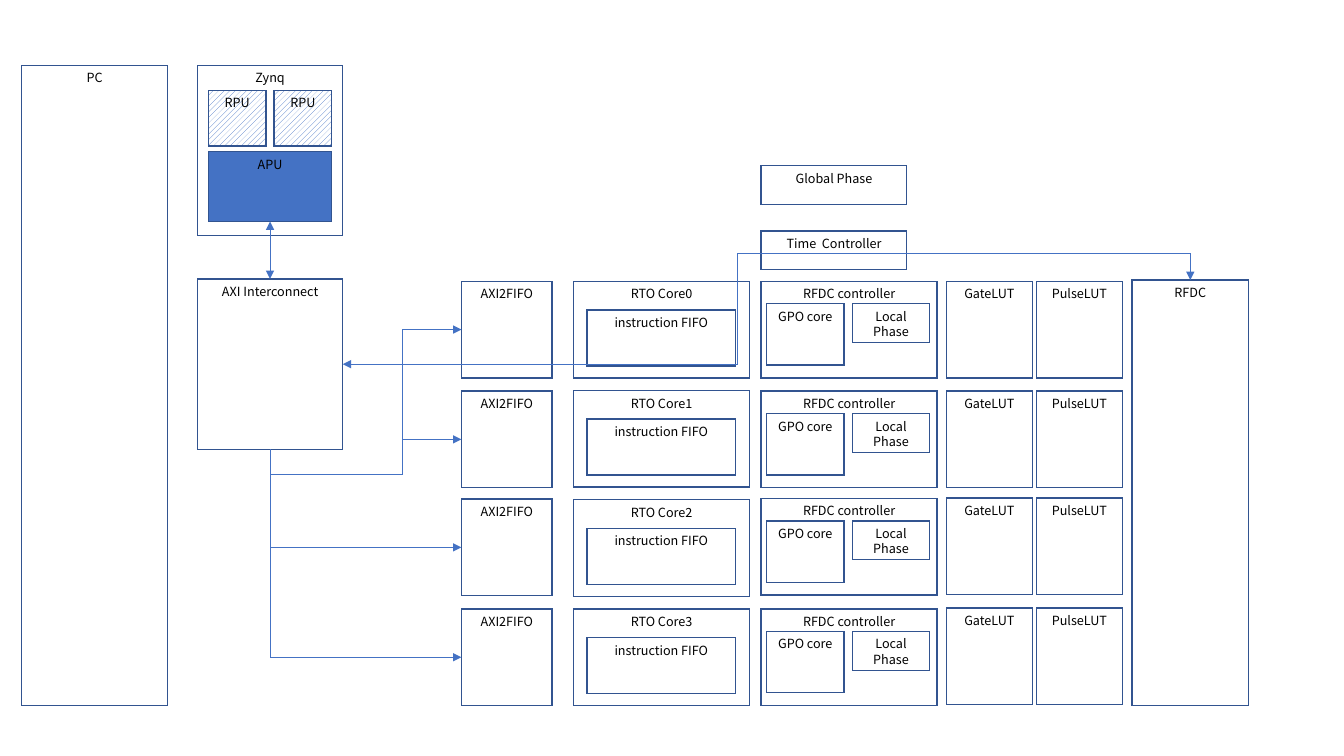
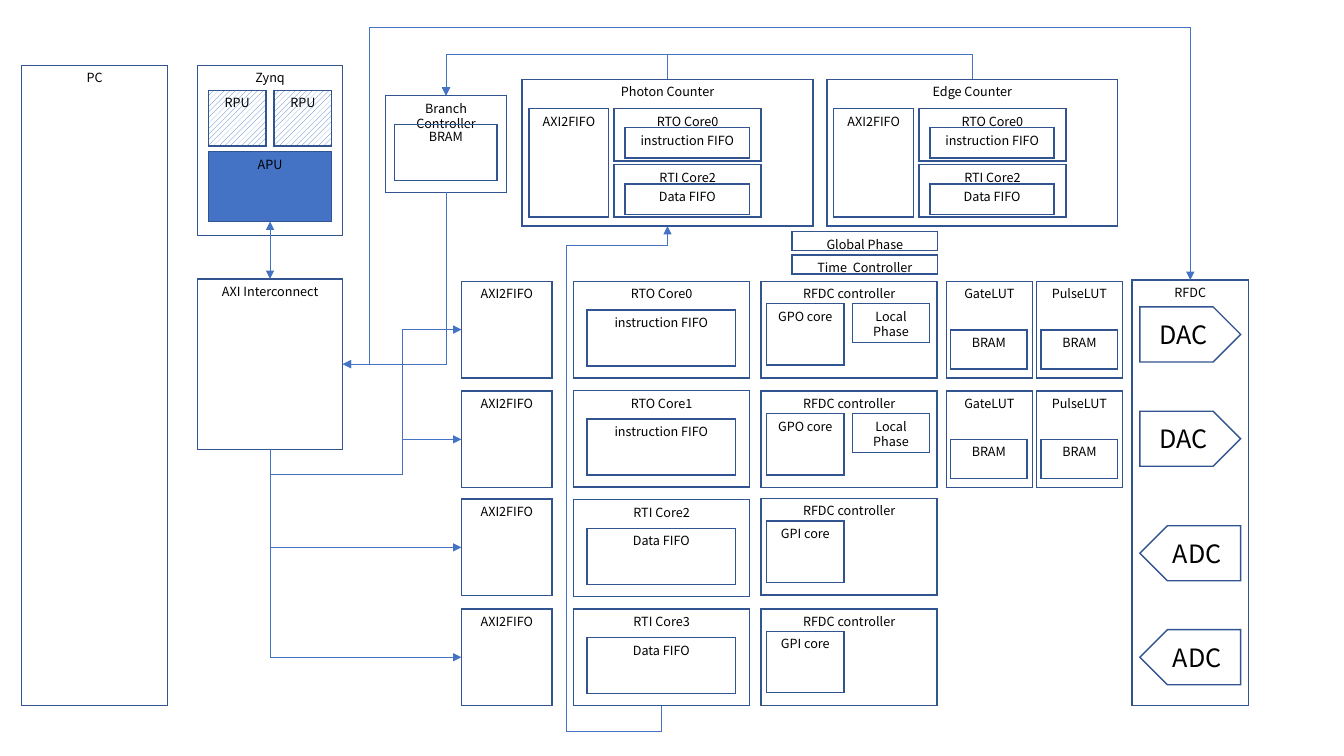
Before and after one commit to snu-quiqcl/RFSoC, a slide deck: slide 4 of Documents/RFSoC_Design_V1_1.pptx. Drawn at 1344x756 pixels with LibreOffice and Linux fonts; fonts in the diff are those of the drawing. Boxes give left, top, right and bottom in pixels: in the first picture for what was removed or moved away, otherwise in the second. Text is boxed around its words. In the diff, an @@ line names an element or a change of style, - is before the commit and + after.

```diff
--- a/Documents/RFSoC_Design_V1_1.pptx
+++ b/Documents/RFSoC_Design_V1_1.pptx
@@ elbow double arrow (343, 364) - (1191, 280): route changed @@
@@ elbow arrow added from (667, 80) to (447, 96), #4472C4 0.5 pt @@
@@ elbow arrow added from (973, 80) to (447, 96), #4472C4 0.5 pt @@
@@ rectangle added at (385, 96, 506, 193), outline #325491 1 pt, 9 pt, text #000000 @@
+Branch Controller
@@ group added at (522, 80, 814, 227): 6 rectangles @@
+Photon Counter
+RTO Core0
+instruction FIFO
+RTI Core2
+Data FIFO
+AXI2FIFO
@@ group added at (827, 80, 1118, 227): 6 rectangles @@
+Edge Counter
+RTO Core0
+instruction FIFO
+RTI Core2
+Data FIFO
+AXI2FIFO
@@ rectangle added at (394, 124, 497, 180), outline #325491 1 pt, 9 pt, text #000000 @@
+BRAM
@@ elbow arrow added from (447, 193) to (343, 364), #4472C4 0.5 pt @@
@@ elbow arrow added from (661, 706) to (667, 226), #4472C4 0.5 pt @@
@@ rectangle "Global Phase": place and size @@
-rectangle "Global Phase" at (761, 166, 906, 206)
+rectangle "Global Phase" at (792, 232, 938, 251)
@@ rectangle "Time Controller": place and size @@
-rectangle "Time Controller" at (761, 231, 906, 270)
+rectangle "Time Controller" at (792, 255, 938, 274)
@@ pentagon arrow added at (1140, 308, 1241, 363), outline #325491 1 pt, 18 pt, text #000000 @@
+DAC
@@ rectangle added at (951, 330, 1027, 369), outline #325491 1 pt, 9 pt, text #000000 @@
+BRAM
@@ rectangle added at (1042, 330, 1118, 369), outline #325491 1 pt, 9 pt, text #000000 @@
+BRAM
@@ pentagon arrow added at (1140, 411, 1241, 467), outline #325491 1 pt, 18 pt, text #000000 @@
+DAC
@@ rectangle added at (951, 440, 1027, 479), outline #325491 1 pt, 9 pt, text #000000 @@
+BRAM
@@ rectangle added at (1042, 440, 1118, 479), outline #325491 1 pt, 9 pt, text #000000 @@
+BRAM
@@ text in rectangle at (633, 507, 689, 517): text changed @@
-RTO Core2
+RTI Core2
@@ rectangle removed at (947, 498, 1032, 595) @@
-GateLUT
@@ rectangle removed at (1036, 498, 1122, 595) @@
-PulseLUT
@@ text in rectangle at (633, 535, 690, 545): text changed @@
-instruction FIFO
+Data FIFO
@@ text in rectangle at (781, 528, 830, 538): text changed @@
-GPO core
+GPI core
@@ rectangle removed at (853, 521, 931, 561) @@
-Local Phase
@@ pentagon arrow added at (1140, 526, 1241, 582), outline #325491 1 pt, 18 pt, text #000000 @@
+ADC
@@ text in rectangle at (633, 616, 689, 626): text changed @@
-RTO Core3
+RTI Core3
@@ rectangle removed at (947, 608, 1032, 705) @@
-GateLUT
@@ rectangle removed at (1036, 608, 1122, 705) @@
-PulseLUT
@@ text in rectangle at (633, 645, 690, 655): text changed @@
-instruction FIFO
+Data FIFO
@@ text in rectangle at (781, 638, 830, 648): text changed @@
-GPO core
+GPI core
@@ rectangle removed at (853, 631, 931, 670) @@
-Local Phase
@@ pentagon arrow added at (1140, 630, 1241, 686), outline #325491 1 pt, 18 pt, text #000000 @@
+ADC
```
Also in this commit, not shown: 1 other slide changed, 6 slides added, 5 other files.
